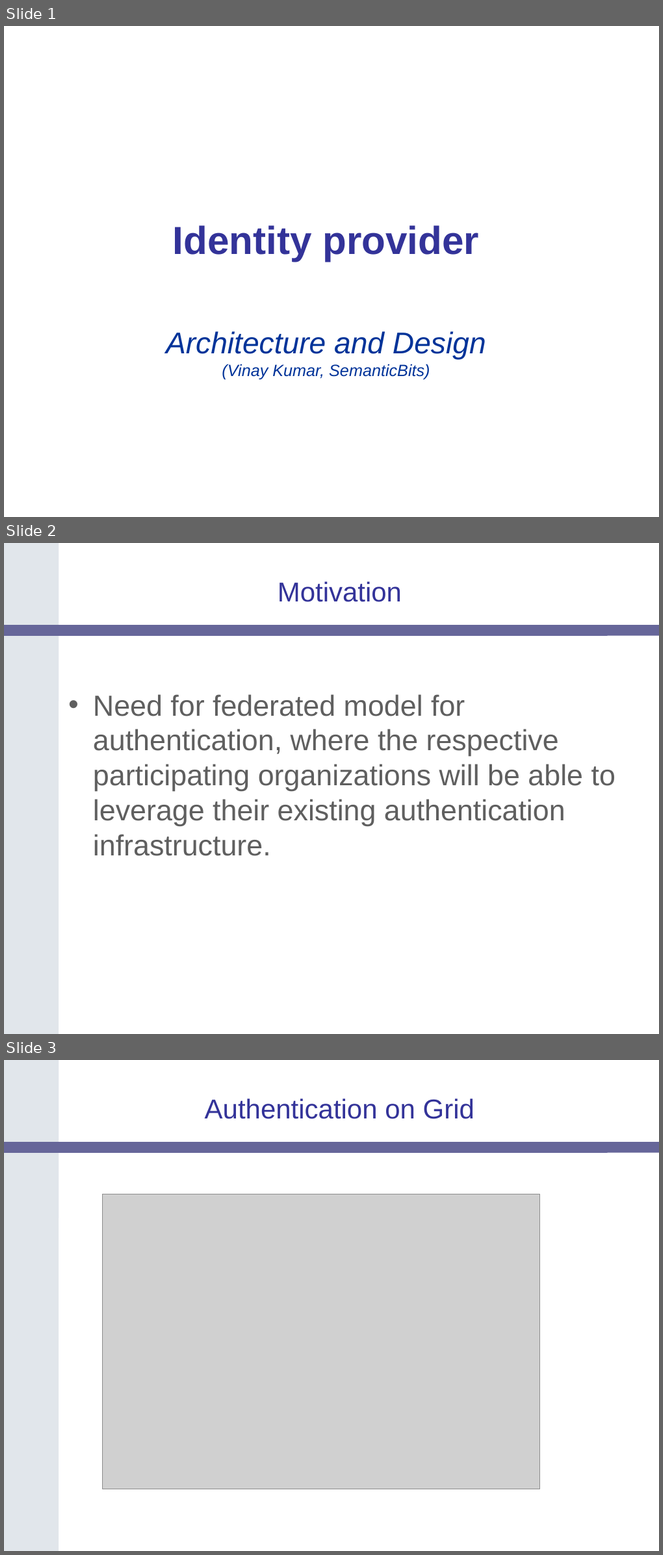
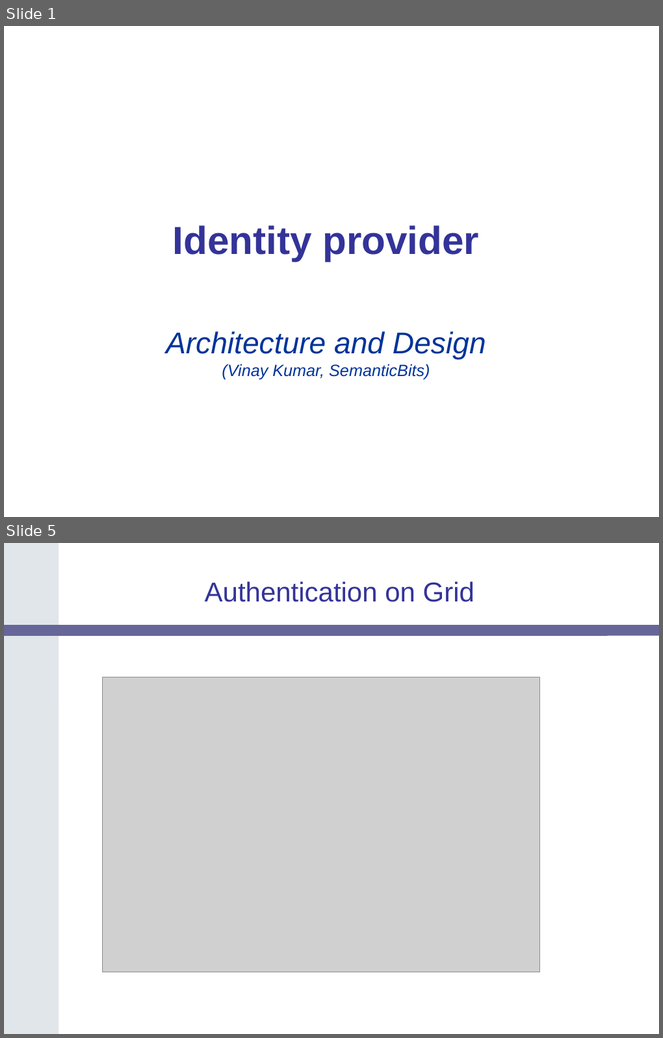
Before and after one commit to NCIP/cagrid-portal, a slide deck: cagrid-1-0/Documentation/presentations/imf-wg/IDP_Design.ppt. Shown one above the other, each under a label of ours: slides 1, 2 and 3 before the commit, slides 1 and 5 after it; the slides between them are not shown. The pictures are 663x1555 and 663x1038 pixels, drawn with LibreOffice and Linux fonts; fonts in the diff are those of the drawing; grey boxes stand for pictures; background and template pictures are left out. Boxes give left, top, right and bottom in pixels: in the first picture for what was removed or moved away, otherwise in the second. Text is boxed around its words. In the diff, an @@ line names an element or a change of style, - is before the commit and + after.

```diff
--- a/cagrid-1-0/Documentation/presentations/imf-wg/IDP_Design.ppt
+++ b/cagrid-1-0/Documentation/presentations/imf-wg/IDP_Design.ppt
@@ slide 2 removed at box(4, 543, 659, 1034), background #FFFFFF; not listed: 2 template elements that a slide beside it also shows @@
@@ title removed at box(278, 581, 402, 602) @@
-Motivation
@@ text removed at box(93, 694, 616, 856) @@
-• Need for federated model for authentication, where the respective participating organizations will be able to leverage their existing authentication infrastructure.
@@ what was slide 3 is now slide 5 @@
```
Also in this commit, not shown: 1 slide changed, 3 slides added.
